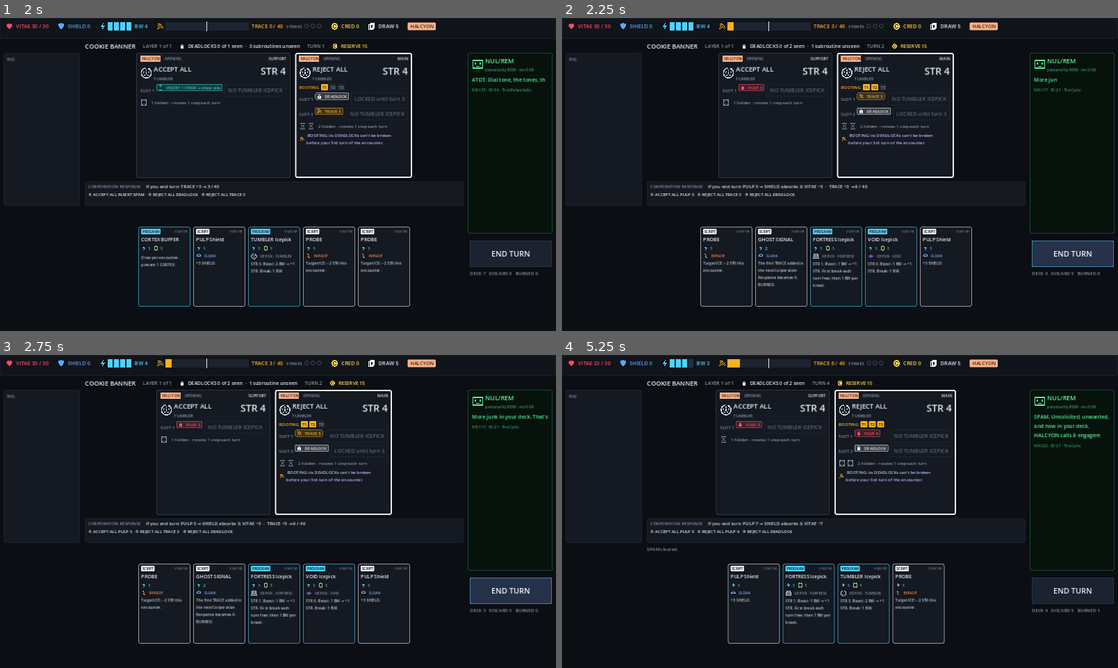
Above: before the commit, frames 1-4 (two rows, left to right).
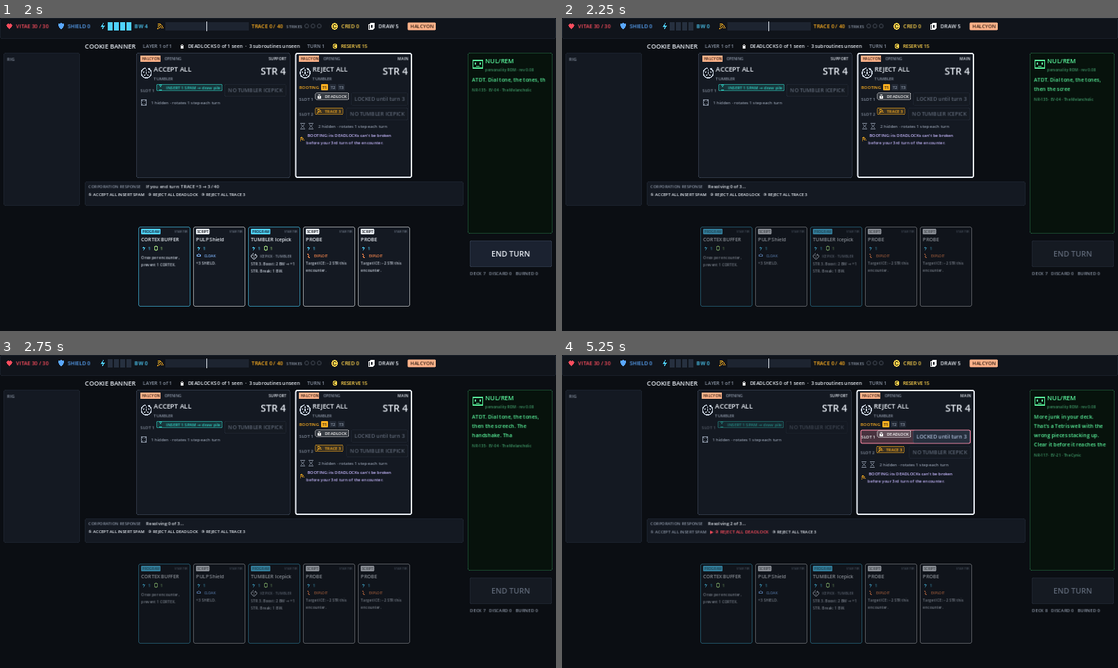
Above: after the commit, the same moments.

Repository: Punkwork/REDLINE
Game: Godot game, scene res://scenes/Main.tscn
The game is run twice, just before and just after one commit, with the same random seed, the same clock (stepped at 60 frames per second) and the same inputs.
Inputs (mouse positions are in pixels of both pictures, inside the frame that each line leads up to):
- Up to frame 1 (2 s): click "COOKIE BANNER · 1 layer" at 0.5 s; click "Skip" at 1.25 s
- Up to frame 2 (2.25 s): click "END TURN" at 2 s
- Up to frame 3 (2.75 s): no input
- Up to frame 4 (5.25 s): tap Enter at 2.75 s; move the mouse to (962, 495) at 2.77 s; hold Right 2.78-3.53 s; tap B every 0.75 s from 2.85 to 5.1 s; click (962, 495) at 2.92 s; tap Space at 3.5 s; move the mouse to (728, 527) at 3.52 s; hold Down 3.53-4.28 s; move the mouse to (895, 442) at 4.27 s; hold Right 4.28-5.03 s; move the mouse to (812, 574) at 5.02 s; hold Up from 5.03 s (still down); click (812, 574) at 5.17 s

Frame 1 is identical in both runs. In frame 2, 7.3% of the frame differs, in the area x 19-100%, y 1-93%; in frame 3, 7.4%; in frame 4, 8.0%, in the area x 5-100%, y 1-93%.

Commit message:
Corporation Response plays step by step over at least 5 seconds
PLAY-001: each subroutine flashes in turn and its effects apply only
as it flashes; preview marks the current step. Engine gains
response_step()/response_finish(); tests still run synchronously.
Boost button shows its real cost outside your turn. 69 tests pass.

Co-Authored-By: Claude Opus 5.5 <noreply@anthropic.com>
Claude-Session: https://claude.ai/code/session_019hKEHsXYVzKQnwJVSU6tkx

Diff:
--- a/godot/scripts/core/game.gd
+++ b/godot/scripts/core/game.gd
@@ -52,6 +52,7 @@
 # --- choices and the response queue ---
 var pending: Dictionary = {}  # {kind, ...}
 var response_queue: Array = []
+var animate := false          # UI plays the Corporation Response step by step (PLAY-001)
 
 # --- output for UI and NUL/REM ---
 var events: Array = []        # [{t: "EV-07", ...}]
@@ -496,26 +497,41 @@
 func _begin_response() -> void:
 	phase = "RESPONSE"
 	response_queue = []
+	enc["resp_void"] = []
 	for st in response_preview():
+		var ice: Dictionary = enc.ice[st.ice]
+		st["ref"] = ice
 		if not st.skipped:
 			response_queue.append(st)
-	for i in enc.ice.size():
-		var ice: Dictionary = enc.ice[i]
-		if IceDB.def(ice.id).type == "VOID":
-			for s in active_subs(i):
-				ice.seen[s] = true
-			ice.responses += 1
-	_continue_response()
+		if IceDB.def(ice.id).type == "VOID" and not enc.resp_void.has(ice):
+			enc.resp_void.append(ice)
+	if not animate:
+		_continue_response()
 
 func _continue_response() -> void:
 	while not response_queue.is_empty():
-		var st: Dictionary = response_queue.pop_front()
-		for e in st.effects:
-			_apply_effect(e)
-			if phase == "DEAD":
-				return
-			if not pending.is_empty():
-				return
+		response_step()
+		if phase == "DEAD":
+			return
+	response_finish()
+
+func response_step() -> Dictionary:
+	## PLAY-001: resolve one subroutine. The UI calls this once per flash so values change only as each fires.
+	if response_queue.is_empty():
+		return {}
+	var st: Dictionary = response_queue.pop_front()
+	st.ref.seen[st.sub] = true   # VOID: revealed as it fires
+	for e in st.effects:
+		_apply_effect(e)
+		if phase == "DEAD":
+			break
+	return st
+
+func response_finish() -> void:
+	if phase == "DEAD":
+		return
+	for ice in enc.get("resp_void", []):
+		ice.responses += 1
 	enc.ghost = false
 	_cleanup()
 	if phase == "DEAD":
@@ -642,16 +658,14 @@
 
 func can_boost(uid: int) -> Dictionary:
 	## FIX-002: boost an installed Icepick by hand. Boosts last until the encounter ends.
-	if phase != "PLAYER":
-		return {"ok": false, "cost": 0}
 	var p := _installed_entry(uid)
 	if p.is_empty() or not CardDB.def(p.inst.id).has("pick"):
-		return {"ok": false, "cost": 0}
+		return {"ok": false, "cost": 0, "amt": 0}
 	var pk: Dictionary = CardDB.def(p.inst.id).pick
 	var cost: int = pk.boost_cost
-	if _rack_has("TOOLBELT") and not enc.toolbelt_used:
+	if _rack_has("TOOLBELT") and not enc.get("toolbelt_used", true):
 		cost = 0
-	return {"ok": bw >= cost, "cost": cost, "amt": pk.boost_amt}
+	return {"ok": phase == "PLAYER" and bw >= cost, "cost": cost, "amt": pk.boost_amt}
 
 func boost_pick(uid: int) -> bool:
 	var chk := can_boost(uid)
--- a/godot/scripts/ui/main.gd
+++ b/godot/scripts/ui/main.gd
@@ -35,6 +35,12 @@
 var nr_mode: Label
 var overlay: Control
 var inspect: CenterContainer
+## PLAY-001: the Corporation Response plays one subroutine at a time over at least 5 seconds.
+const RESPONSE_MIN_SECONDS := 5.0
+var responding := false
+var flash := {}        # {ref, sub} of the subroutine firing now
+var fired: Array = []  # [{ref, sub}] already fired this response
+var resp_total := 0
 var tween: Tween
 
 # =====================================================================
@@ -46,6 +52,7 @@
 	_load_flags()
 	nr = NulRem.new()
 	g = Game.new()
+	g.animate = true
 	_build_layout()
 	_new_run()
 
@@ -188,6 +195,7 @@
 
 func _new_run() -> void:
 	g = Game.new()
+	g.animate = true
 	g.new_run()
 	if first_run:
 		g.events.append({"t": "EV-02"})
@@ -224,9 +232,50 @@
 		refresh()
 
 func _on_end_turn() -> void:
+	if responding:
+		return
 	targeting = -1
 	g.end_turn()
 	refresh()
+	if g.phase == "RESPONSE":
+		_play_response()
+
+func _play_response() -> void:
+	responding = true
+	fired = []
+	flash = {}
+	resp_total = g.response_queue.size()
+	var gap: float = RESPONSE_MIN_SECONDS / float(resp_total + 1)
+	refresh()
+	await get_tree().create_timer(gap * 0.6).timeout
+	while not g.response_queue.is_empty() and g.phase == "RESPONSE":
+		var st: Dictionary = g.response_queue[0]
+		flash = {"ref": st.ref, "sub": st.sub}
+		g.response_step()        # values change only now, as it flashes
+		refresh()
+		await get_tree().create_timer(gap).timeout
+		fired.append(flash)
+	flash = {}
+	await get_tree().create_timer(gap * 0.4).timeout
+	g.response_finish()
+	responding = false
+	fired = []
+	refresh()
+
+func _is_flash(ice: Dictionary, s: int) -> bool:
+	return not flash.is_empty() and is_same(flash.ref, ice) and flash.sub == s
+
+func _was_fired(ice: Dictionary, s: int) -> bool:
+	for f in fired:
+		if is_same(f.ref, ice) and f.sub == s:
+			return true
+	return false
+
+func _pulse(c: Control) -> void:
+	c.modulate = Color(1.8, 1.8, 1.8)
+	var tw := c.create_tween().set_loops(3)
+	tw.tween_property(c, "modulate", Color(1, 1, 1), 0.14)
+	tw.tween_property(c, "modulate", Color(1.8, 1.8, 1.8), 0.14)
 
 func _on_card(uid: int) -> void:
 	if g.phase != "PLAYER":
@@ -530,7 +579,22 @@
 			fh.add_child(_lbl("  ? fires this turn · revealed when it fires", 12, RIcon.COL.VOID))
 			v.add_child(fh)
 			continue
-		v.add_child(_sub_row(i, s, d.subs[s], ice.broken[s], ("SLOT %d" % (k + 1)) if tumbler else ("[S%d]" % (s + 1))))
+		var srow := _sub_row(i, s, d.subs[s], ice.broken[s], ("SLOT %d" % (k + 1)) if tumbler else ("[S%d]" % (s + 1)))
+		if _is_flash(ice, s):
+			var fp := PanelContainer.new()
+			var fsb := StyleBoxFlat.new()
+			fsb.bg_color = Color(1, 0.3, 0.35, 0.22)
+			fsb.border_color = Color("#ff4d5e")
+			fsb.set_border_width_all(2)
+			fsb.set_corner_radius_all(4)
+			fp.add_theme_stylebox_override("panel", fsb)
+			fp.add_child(srow)
+			v.add_child(fp)
+			_pulse(fp)
+			continue
+		if _was_fired(ice, s):
+			srow.modulate = Color(1, 1, 1, 0.55)
+		v.add_child(srow)
 	var hid := g.hidden_count(i)
 	if hid > 0:
 		var hh := HBoxContainer.new()
@@ -641,7 +705,10 @@
 						ghost = false
 						t = 0
 					tr += max(0, t - proxy)
-		var l := _lbl("%s %s %s" % [_circled(n), st.name, " + ".join(txt)], 12, DIM if st.skipped else TEXT)
+		var sref: Dictionary = g.enc.ice[st.ice]
+		var now := _is_flash(sref, st.sub)
+		var done := _was_fired(sref, st.sub)
+		var l := _lbl("%s%s %s %s" % ["▶ " if now else "", _circled(n), st.name, " + ".join(txt)], 13 if now else 12, Color("#ff4d5e") if now else (DIM if st.skipped or done else TEXT))
 		if st.skipped:
 			l.text += " (skipped)"
 		preview.add_child(l)
@@ -659,6 +726,8 @@
 	if unknown > 0:
 		parts.append("+ %d hidden subroutine%s" % [unknown, "" if unknown == 1 else "s"])
 	preview_total.text = "If you end turn: " + ("  ·  ".join(parts) if not parts.is_empty() else "no damage, no TRACE")
+	if responding:
+		preview_total.text = "Resolving %d of %d…" % [fired.size() + (0 if flash.is_empty() else 1), resp_total]
 
 func _effect_word(e: Dictionary) -> String:
 	match e.k:
--- a/godot/tests/shot.gd
+++ b/godot/tests/shot.gd
@@ -4,6 +4,7 @@
 var main: Node
 var step := 0
 var frames := 0
+var flashes := 0
 
 func _initialize() -> void:
 	main = load("res://scenes/Main.tscn").instantiate()
@@ -16,7 +17,7 @@
 
 func _process(_d: float) -> bool:
 	frames += 1
-	if frames < 30:
+	if frames < (12 if step == 4 else 30):
 		return false
 	frames = 0
 	var g = main.g
@@ -43,10 +44,14 @@
 			main.refresh()
 		3:
 			_snap("04_after_install")
-			g.end_turn()
-			main.refresh()
+			main._on_end_turn()
+			frames = 0
 		4:
-			_snap("05_after_response")
+			if g.phase == "RESPONSE":
+				flashes += 1
+				_snap("05_response_%d" % flashes)
+				return false
+			_snap("05b_after_response")
 			if g.phase == "CHOICE":
 				g.choose(g.hand[0].uid)
 			main._show_inspect(g.installed[0].inst.id if not g.installed.is_empty() else "")
Not shown, changed: docs/REDLINE_DEVELOPMENT_LOG.md
